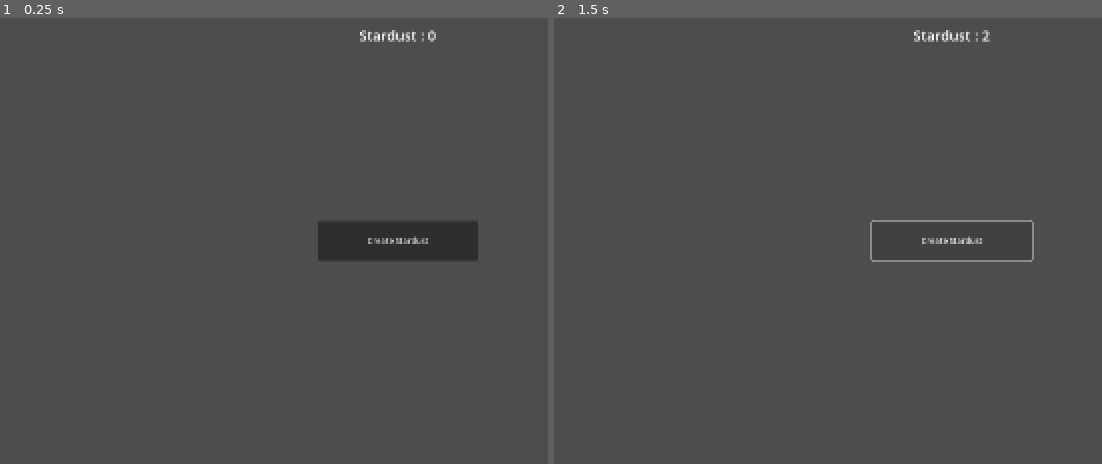
Above: before the commit, frames 1-2 (left to right).
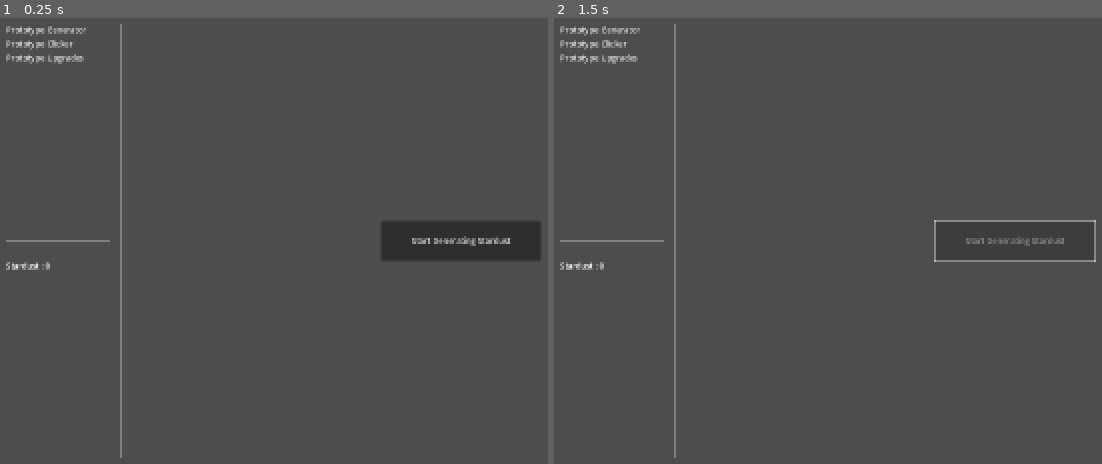
Above: after the commit, the same moments.

Repository: crozomo/clicker-prototype
Game: Godot game, scene res://scenes/game/game.tscn
Two runs of this game, one before a commit and one after it. Both use one fixed random seed, a clock stepped at 60 frames per second and the inputs below. Before the commit the project starts from res://scenes/prototypes/clicker/prototype_clicker.tscn.
Inputs (mouse positions are in pixels of both pictures, inside the frame that each line leads up to):
- Up to frame 1 (0.25 s): no input
- Up to frame 2 (1.5 s): click "Create Stardust" (after the commit: "Start Generating Stardust") at 0.5 s; click (954, 241) at 1.25 s, where only the run before the commit has a clickable "Create Stardust"

The runs differ from the first frame. In frame 1, 3.2% of the frame differs, in the area x 1-99%, y 1-99%; in frame 2, 1.7%.

Commit message:
patch 3
added save/load system

Diff:
--- a/clicker-prototype/project.godot
+++ b/clicker-prototype/project.godot
@@ -11,7 +11,7 @@
 [application]
 
 config/name="Clicker Prototype"
-run/main_scene="uid://b5ic6j1qqmbav"
+run/main_scene="uid://nrddw36sygkb"
 config/features=PackedStringArray("4.4", "Forward Plus")
 config/icon="res://icon.svg"
 
--- /dev/null
+++ b/clicker-prototype/scenes/game/game.gd
@@ -0,0 +1,28 @@
+class_name Game
+extends Node
+## Main node of the game
+
+## Singleton reference
+# can be accessed anywhere as it is a static ref
+static var ref : Game
+
+## Singleton check
+func _singleton_check() -> void:
+	if not ref:
+		ref = self
+		return
+
+	queue_free()
+
+## Contains data to save and load
+var data : Data
+
+## Singleton check and data initialization
+func _enter_tree() -> void:
+	_singleton_check()
+	data = Data.new()
+	SaveSystem.load_data()
+
+## Triggered when SaveTimer completes a loop. Saves the game
+func _on_save_timer_timeout() -> void:
+	SaveSystem.save_data()
--- /dev/null
+++ b/clicker-prototype/scenes/game/game.tscn
@@ -0,0 +1,21 @@
+[gd_scene load_steps=4 format=3 uid="uid://nrddw36sygkb"]
+
+[ext_resource type="Script" uid="uid://ogxdld6tn3gu" path="res://scenes/game/game.gd" id="1_sul5r"]
+[ext_resource type="Script" uid="uid://da63w5vh08brt" path="res://scripts/handlers/handler_stardust.gd" id="2_0sr1o"]
+[ext_resource type="PackedScene" uid="uid://botgxxxwctdmd" path="res://scenes/user_interface/user_interface.tscn" id="2_7h61r"]
+
+[node name="Game" type="Node"]
+script = ExtResource("1_sul5r")
+
+[node name="Handlers" type="Node" parent="."]
+
+[node name="Stardust" type="Node" parent="Handlers"]
+script = ExtResource("2_0sr1o")
+
+[node name="SaveTimer" type="Timer" parent="."]
+wait_time = 5.0
+autostart = true
+
+[node name="UserInterface" parent="." instance=ExtResource("2_7h61r")]
+
+[connection signal="timeout" from="SaveTimer" to="." method="_on_save_timer_timeout"]
--- a/clicker-prototype/scenes/prototypes/clicker/prototype_clicker.gd
+++ b/clicker-prototype/scenes/prototypes/clicker/prototype_clicker.gd
@@ -1,23 +1,17 @@
 class_name PrototypeClicker
+extends View #extends to the view.gd script
 
-extends Control
-
-var stardust : int = 0
-
-#reference to stardust display label
-@export var label : Label
 
 #init label at launch
 func _ready() -> void:
-	update_label_text()
+	super() #order to follow ready func in view.gd (connects signal to nav request).
+	#Super() is needed to use visible = false
+	visible = false
 
+
+## Create 1 stardust
 func create_stardust() -> void:
-	stardust += 1
-	update_label_text()
-
-#update stardust counter label. use "%" to reference var
-func update_label_text() -> void:
-	label.text = "Stardust : %s" %stardust
+	HandlerStardust.ref.trigger_clicker()
 
 func _on_button_pressed() -> void:
 	create_stardust()
--- a/clicker-prototype/scenes/prototypes/clicker/prototype_clicker.tscn
+++ b/clicker-prototype/scenes/prototypes/clicker/prototype_clicker.tscn
@@ -1,8 +1,9 @@
-[gd_scene load_steps=2 format=3 uid="uid://b5ic6j1qqmbav"]
+[gd_scene load_steps=3 format=3 uid="uid://b5ic6j1qqmbav"]
 
 [ext_resource type="Script" uid="uid://bkg701vjlxudr" path="res://scenes/prototypes/clicker/prototype_clicker.gd" id="1_4p6hw"]
+[ext_resource type="Script" uid="uid://da63w5vh08brt" path="res://scripts/handlers/handler_stardust.gd" id="2_13wmm"]
 
-[node name="PrototypeClicker" type="Control" node_paths=PackedStringArray("label")]
+[node name="PrototypeClicker" type="Control"]
 layout_mode = 3
 anchors_preset = 15
 anchor_right = 1.0
@@ -10,7 +11,6 @@
 grow_horizontal = 2
 grow_vertical = 2
 script = ExtResource("1_4p6hw")
-label = NodePath("Label")
 
 [node name="Label" type="Label" parent="."]
 custom_minimum_size = Vector2(0, 80)
@@ -23,6 +23,7 @@
 text = "Stardust: <value>"
 horizontal_alignment = 1
 vertical_alignment = 1
+script = ExtResource("2_13wmm")
 
 [node name="Button" type="Button" parent="."]
 custom_minimum_size = Vector2(320, 80)
--- a/clicker-prototype/scenes/prototypes/generator/prototype_generator.gd
+++ b/clicker-prototype/scenes/prototypes/generator/prototype_generator.gd
@@ -1,23 +1,17 @@
 class_name PrototypeGenerator
-
-extends Control
+extends View
 
 #binds nodes to editor in inspector
-@export var label : Label
 @export var button : Button
 @export var timer : Timer
 
-var stardust : int = 0
+func _ready() -> void:
+	super()
+	visible = true
 
-func _ready() -> void:
-	update_label_text()
 
 func create_stardust() -> void:
-	stardust += 1
-	update_label_text()
-
-func update_label_text() -> void:
-	label.text = "Stardust : %s" %stardust
+	HandlerStardust.ref.create_stardust(1)
 
 func begin_generating_stardust() -> void:
 	timer.start()
--- a/clicker-prototype/scenes/prototypes/generator/prototype_generator.tscn
+++ b/clicker-prototype/scenes/prototypes/generator/prototype_generator.tscn
@@ -1,8 +1,9 @@
-[gd_scene load_steps=2 format=3 uid="uid://c05b1em7bro5"]
+[gd_scene load_steps=3 format=3 uid="uid://c05b1em7bro5"]
 
 [ext_resource type="Script" uid="uid://dyduwsu0d04xj" path="res://scenes/prototypes/generator/prototype_generator.gd" id="1_7p4aa"]
+[ext_resource type="Script" uid="uid://da63w5vh08brt" path="res://scripts/handlers/handler_stardust.gd" id="2_wb7vv"]
 
-[node name="PrototypeGenerator" type="Control" node_paths=PackedStringArray("label", "button", "timer")]
+[node name="PrototypeGenerator" type="Control" node_paths=PackedStringArray("button", "timer")]
 layout_mode = 3
 anchors_preset = 15
 anchor_right = 1.0
@@ -10,7 +11,6 @@
 grow_horizontal = 2
 grow_vertical = 2
 script = ExtResource("1_7p4aa")
-label = NodePath("Label")
 button = NodePath("Button")
 timer = NodePath("Timer")
 
@@ -41,6 +41,7 @@
 text = "Stardust : null"
 horizontal_alignment = 1
 vertical_alignment = 1
+script = ExtResource("2_wb7vv")
 
 [node name="Timer" type="Timer" parent="."]
 
--- /dev/null
+++ b/clicker-prototype/scenes/prototypes/upgrades/components/compo_upgrade.gd
@@ -0,0 +1,51 @@
+class_name CompoUpgrade
+extends Control
+## Componenet displaying an upgrade
+
+## Ref to title label
+@export var label_title : Label
+## Ref to richtextlabel description
+@export var label_description : RichTextLabel
+## Ref to purchase button
+@export var button : Button
+
+## Upgrade to display
+var upgrade : Upgrade
+
+
+func _ready() -> void:
+	upgrade = Up01ClickerUpgrade.new()
+
+	update_label_title()
+	update_label_description()
+	update_button()
+
+	HandlerStardust.ref.stardust_created.connect(update_button)
+	HandlerStardust.ref.stardust_consumed.connect(update_button)
+
+	upgrade.leveled_up.connect(update_label_title)
+	upgrade.leveled_up.connect(update_label_description)
+	upgrade.leveled_up.connect(update_button)
+
+## Updates title of the upgrade
+func update_label_title() -> void:
+	var text : String = upgrade.title + " (%s)" %upgrade.level
+	label_title.text = text
+
+
+## Updates description of upgrade
+func update_label_description() -> void:
+	label_description.text = upgrade.description()
+
+
+## Updates button availability
+func update_button(_quantity : int = -1) -> void:
+	if upgrade.can_afford():
+		button.disabled = false
+		return
+
+	button.disabled = true
+
+## Triggered when purchase button is pressed
+func _on_purchase_button_pressed() -> void:
+	upgrade.level_up()
--- /dev/null
+++ b/clicker-prototype/scenes/prototypes/upgrades/components/compo_upgrade.tscn
@@ -0,0 +1,74 @@
+[gd_scene load_steps=2 format=3 uid="uid://bvgqvyqhjjl3v"]
+
+[ext_resource type="Script" uid="uid://daix87jhgicg2" path="res://scenes/prototypes/upgrades/components/compo_upgrade.gd" id="1_g3dr3"]
+
+[node name="CompoUpgrade" type="Control" node_paths=PackedStringArray("label_title", "label_description", "button")]
+custom_minimum_size = Vector2(0, 160)
+layout_mode = 3
+anchors_preset = 14
+anchor_top = 0.5
+anchor_right = 1.0
+anchor_bottom = 0.5
+grow_horizontal = 2
+grow_vertical = 2
+script = ExtResource("1_g3dr3")
+label_title = NodePath("MarginContainer/HBoxContainer/Infos/VBoxContainer/Title")
+label_description = NodePath("MarginContainer/HBoxContainer/Infos/VBoxContainer/Description")
+button = NodePath("MarginContainer/HBoxContainer/PurchaseButton")
+
+[node name="Panel" type="Panel" parent="."]
+layout_mode = 1
+anchors_preset = 15
+anchor_right = 1.0
+anchor_bottom = 1.0
+grow_horizontal = 2
+grow_vertical = 2
+
+[node name="MarginContainer" type="MarginContainer" parent="."]
+layout_mode = 1
+anchors_preset = 15
+anchor_right = 1.0
+anchor_bottom = 1.0
+grow_horizontal = 2
+grow_vertical = 2
+theme_override_constants/margin_left = 16
+theme_override_constants/margin_top = 16
+theme_override_constants/margin_right = 16
+theme_override_constants/margin_bottom = 16
+
+[node name="HBoxContainer" type="HBoxContainer" parent="MarginContainer"]
+layout_mode = 2
+theme_override_constants/separation = 32
+
+[node name="Infos" type="Control" parent="MarginContainer/HBoxContainer"]
+layout_mode = 2
+size_flags_horizontal = 3
+
+[node name="VBoxContainer" type="VBoxContainer" parent="MarginContainer/HBoxContainer/Infos"]
+layout_mode = 1
+anchors_preset = 15
+anchor_right = 1.0
+anchor_bottom = 1.0
+grow_horizontal = 2
+grow_vertical = 2
+
+[node name="Title" type="Label" parent="MarginContainer/HBoxContainer/Infos/VBoxContainer"]
+layout_mode = 2
+theme_type_variation = &"HeaderMedium"
+text = "Upgrade Title"
+
+[node name="Description" type="RichTextLabel" parent="MarginContainer/HBoxContainer/Infos/VBoxContainer"]
+layout_mode = 2
+size_flags_vertical = 3
+bbcode_enabled = true
+text = "Upgrade description
+Effect :
+Cost : "
+fit_content = true
+
+[node name="PurchaseButton" type="Button" parent="MarginContainer/HBoxContainer"]
+custom_minimum_size = Vector2(240, 0)
+layout_mode = 2
+text = "Purchase"
+
+[connection signal="pressed" from="MarginContainer/HBoxContainer/PurchaseButton" to="." method="_on_purchase_button_pressed"]
--- /dev/null
+++ b/clicker-prototype/scenes/prototypes/upgrades/prototype_upgrades.gd
@@ -0,0 +1,9 @@
+class_name PrototypeUpgrades
+extends View
+## Prototype view displaying upgrades
+
+
+
+func _ready() -> void:
+	super()
+	visible = false
--- /dev/null
+++ b/clicker-prototype/scenes/prototypes/upgrades/prototype_upgrades.tscn
@@ -0,0 +1,54 @@
+[gd_scene load_steps=3 format=3 uid="uid://u4ht0nk8mhe4"]
+
+[ext_resource type="Script" uid="uid://bs6hxkb1yvw8" path="res://scenes/prototypes/upgrades/prototype_upgrades.gd" id="1_tksxu"]
+[ext_resource type="PackedScene" uid="uid://bvgqvyqhjjl3v" path="res://scenes/prototypes/upgrades/components/compo_upgrade.tscn" id="2_vym8l"]
+
+[node name="PrototypeUpgrades" type="Control"]
+layout_mode = 3
+anchors_preset = 15
+anchor_right = 1.0
+anchor_bottom = 1.0
+grow_horizontal = 2
+grow_vertical = 2
+script = ExtResource("1_tksxu")
+
+[node name="MarginContainer" type="MarginContainer" parent="."]
+layout_mode = 1
+anchors_preset = 15
+anchor_right = 1.0
+anchor_bottom = 1.0
+grow_horizontal = 2
+grow_vertical = 2
+theme_override_constants/margin_left = 16
+theme_override_constants/margin_top = 16
+theme_override_constants/margin_right = 16
+theme_override_constants/margin_bottom = 16
+
+[node name="VBoxContainer" type="VBoxContainer" parent="MarginContainer"]
+layout_mode = 2
+theme_override_constants/separation = 16
+
+[node name="HeaderLarge" type="Label" parent="MarginContainer/VBoxContainer"]
+layout_mode = 2
+theme_type_variation = &"HeaderLarge"
+text = "UPGRADES"
+horizontal_alignment = 1
+vertical_alignment = 1
+
+[node name="MarginContainer" type="MarginContainer" parent="MarginContainer/VBoxContainer"]
+layout_mode = 2
+theme_override_constants/margin_left = 16
+theme_override_constants/margin_top = 16
+theme_override_constants/margin_right = 16
+theme_override_constants/margin_bottom = 16
+
+[node name="HSeparator" type="HSeparator" parent="MarginContainer/VBoxContainer/MarginContainer"]
+layout_mode = 2
+
+[node name="MarginContainer2" type="MarginContainer" parent="MarginContainer/VBoxContainer"]
+layout_mode = 2
+theme_override_constants/margin_left = 64
+theme_override_constants/margin_right = 64
+
+[node name="CompoUpgrade" parent="MarginContainer/VBoxContainer/MarginContainer2" instance=ExtResource("2_vym8l")]
+layout_mode = 2
--- /dev/null
+++ b/clicker-prototype/scenes/user_interface/stardust_label.gd
@@ -0,0 +1,14 @@
+class_name LabelStardust
+extends Label
+## Displays current stardust ammount available
+
+
+## Connecting signals
+func _ready() -> void:
+	update_text()
+	HandlerStardust.ref.stardust_created.connect(update_text)
+	HandlerStardust.ref.stardust_consumed.connect(update_text)
+
+## Update text for current amount of stardust
+func update_text(_quantity : int = -1) -> void:
+	text = "Stardust : %s" %HandlerStardust.ref.stardust()
--- /dev/null
+++ b/clicker-prototype/scenes/user_interface/user_interface.gd
@@ -0,0 +1,26 @@
+class_name UserInterface
+
+extends Control
+
+#list of views
+enum Views {
+	PROTOTYPE_GENERATOR,
+	PROTOTYPE_CLICKER,
+	PROTOTYPE_UPGRADES,
+}
+
+#emitted when navigation requested
+signal navigation_requested(view : Views)
+
+
+#triggered when generator link is clicked
+func _on_prototype_generator_link_pressed() -> void:
+	navigation_requested.emit(Views.PROTOTYPE_GENERATOR)
+
+#triggered when clicker link is clicked
+func _on_prototype_clicker_link_pressed() -> void:
+	navigation_requested.emit(Views.PROTOTYPE_CLICKER)
+
+#triggered whwn upgrades link is clicked
+func _on_prototype_upgrades_link_pressed() -> void:
+	navigation_requested.emit(Views.PROTOTYPE_UPGRADES)
--- /dev/null
+++ b/clicker-prototype/scenes/user_interface/user_interface.tscn
@@ -0,0 +1,133 @@
+[gd_scene load_steps=6 format=3 uid="uid://botgxxxwctdmd"]
+
+[ext_resource type="Script" uid="uid://bqygn1wu00kvf" path="res://scenes/user_interface/user_interface.gd" id="1_e2uov"]
+[ext_resource type="PackedScene" uid="uid://c05b1em7bro5" path="res://scenes/prototypes/generator/prototype_generator.tscn" id="1_yqwyh"]
+[ext_resource type="Script" uid="uid://ctd2u7kev7ifv" path="res://scenes/user_interface/stardust_label.gd" id="2_2dtu1"]
+[ext_resource type="PackedScene" uid="uid://b5ic6j1qqmbav" path="res://scenes/prototypes/clicker/prototype_clicker.tscn" id="2_cj8yd"]
+[ext_resource type="PackedScene" uid="uid://u4ht0nk8mhe4" path="res://scenes/prototypes/upgrades/prototype_upgrades.tscn" id="5_f1hci"]
+
+[node name="UserInterface" type="Control"]
+layout_mode = 3
+anchors_preset = 15
+anchor_right = 1.0
+anchor_bottom = 1.0
+grow_horizontal = 2
+grow_vertical = 2
+script = ExtResource("1_e2uov")
+
+[node name="HBoxContainer" type="HBoxContainer" parent="."]
+layout_mode = 1
+anchors_preset = 15
+anchor_right = 1.0
+anchor_bottom = 1.0
+grow_horizontal = 2
+grow_vertical = 2
+
+[node name="LeftPanel" type="Control" parent="HBoxContainer"]
+custom_minimum_size = Vector2(240, 0)
+layout_mode = 2
+
+[node name="VBoxContainer" type="VBoxContainer" parent="HBoxContainer/LeftPanel"]
+layout_mode = 1
+anchors_preset = 15
+anchor_right = 1.0
+anchor_bottom = 1.0
+grow_horizontal = 2
+grow_vertical = 2
+
+[node name="Navigator" type="Control" parent="HBoxContainer/LeftPanel/VBoxContainer"]
+layout_mode = 2
+size_flags_vertical = 3
+
+[node name="MarginContainer" type="MarginContainer" parent="HBoxContainer/LeftPanel/VBoxContainer/Navigator"]
+layout_mode = 1
+anchors_preset = 15
+anchor_right = 1.0
+anchor_bottom = 1.0
+grow_horizontal = 2
+grow_vertical = 2
+theme_override_constants/margin_left = 16
+theme_override_constants/margin_top = 16
+theme_override_constants/margin_right = 16
+theme_override_constants/margin_bottom = 16
+
+[node name="VBoxContainer" type="VBoxContainer" parent="HBoxContainer/LeftPanel/VBoxContainer/Navigator/MarginContainer"]
+layout_mode = 2
+
+[node name="PrototypeGeneratorLink" type="LinkButton" parent="HBoxContainer/LeftPanel/VBoxContainer/Navigator/MarginContainer/VBoxContainer"]
+layout_mode = 2
+text = "Prototype Generator"
+
+[node name="PrototypeClickerLink" type="LinkButton" parent="HBoxContainer/LeftPanel/VBoxContainer/Navigator/MarginContainer/VBoxContainer"]
+layout_mode = 2
+text = "Prototype Clicker"
+
+[node name="PrototypeUpgradesLink" type="LinkButton" parent="HBoxContainer/LeftPanel/VBoxContainer/Navigator/MarginContainer/VBoxContainer"]
+layout_mode = 2
+text = "Prototype Upgrades"
+
+[node name="MarginContainer" type="MarginContainer" parent="HBoxContainer/LeftPanel/VBoxContainer"]
+layout_mode = 2
+theme_override_constants/margin_left = 16
+theme_override_constants/margin_top = 16
+theme_override_constants/margin_right = 16
+theme_override_constants/margin_bottom = 16
+
+[node name="HSeparator" type="HSeparator" parent="HBoxContainer/LeftPanel/VBoxContainer/MarginContainer"]
+layout_mode = 2
+
+[node name="Resources" type="Control" parent="HBoxContainer/LeftPanel/VBoxContainer"]
+layout_mode = 2
+size_flags_vertical = 3
+
+[node name="MarginContainer" type="MarginContainer" parent="HBoxContainer/LeftPanel/VBoxContainer/Resources"]
+layout_mode = 1
+anchors_preset = 15
+anchor_right = 1.0
+anchor_bottom = 1.0
+grow_horizontal = 2
+grow_vertical = 2
+theme_override_constants/margin_left = 16
+theme_override_constants/margin_top = 16
+theme_override_constants/margin_right = 16
+theme_override_constants/margin_bottom = 16
+
+[node name="VBoxContainer" type="VBoxContainer" parent="HBoxContainer/LeftPanel/VBoxContainer/Resources/MarginContainer"]
+layout_mode = 2
+
+[node name="StardustLabel" type="Label" parent="HBoxContainer/LeftPanel/VBoxContainer/Resources/MarginContainer/VBoxContainer"]
+layout_mode = 2
+text = "Stardust : null"
+script = ExtResource("2_2dtu1")
+
+[node name="MarginContainer" type="MarginContainer" parent="HBoxContainer"]
+layout_mode = 2
+theme_override_constants/margin_top = 16
+theme_override_constants/margin_bottom = 16
+
+[node name="VSeparator" type="VSeparator" parent="HBoxContainer/MarginContainer"]
+layout_mode = 2
+
+[node name="MainView" type="Control" parent="HBoxContainer"]
+layout_mode = 2
+size_flags_horizontal = 3
+
+[node name="PrototypeGenerator" parent="HBoxContainer/MainView" node_paths=PackedStringArray("user_interface") instance=ExtResource("1_yqwyh")]
+layout_mode = 1
+user_interface = NodePath("../../..")
+
+[node name="PrototypeClicker" parent="HBoxContainer/MainView" node_paths=PackedStringArray("user_interface") instance=ExtResource("2_cj8yd")]
+visible = false
+layout_mode = 1
+view = 1
+user_interface = NodePath("../../..")
+
+[node name="PrototypeUpgrades" parent="HBoxContainer/MainView" node_paths=PackedStringArray("user_interface") instance=ExtResource("5_f1hci")]
+visible = false
+layout_mode = 1
+view = 2
+user_interface = NodePath("../../..")
+
+[connection signal="pressed" from="HBoxContainer/LeftPanel/VBoxContainer/Navigator/MarginContainer/VBoxContainer/PrototypeGeneratorLink" to="." method="_on_prototype_generator_link_pressed"]
+[connection signal="pressed" from="HBoxContainer/LeftPanel/VBoxContainer/Navigator/MarginContainer/VBoxContainer/PrototypeClickerLink" to="." method="_on_prototype_clicker_link_pressed"]
+[connection signal="pressed" from="HBoxContainer/LeftPanel/VBoxContainer/Navigator/MarginContainer/VBoxContainer/PrototypeUpgradesLink" to="." method="_on_prototype_upgrades_link_pressed"]
--- /dev/null
+++ b/clicker-prototype/scripts/abstracts/upgrade.gd
@@ -0,0 +1,38 @@
+class_name Upgrade
+extends Node
+## Abstract class defining an upgrade
+
+## Emitted when leveled up
+signal leveled_up
+
+## Upgrade level
+var level : int = -1
+## Upgrade title
+var title : String = "Title Not Defined"
+## Upgrade base cost
+var base_cost : int = -1
+var cost : int = -1
+
+
+## Virtual class - must be overwritten. [br]
+## Returns upgrade description
+func description() -> String:
+	return "Description Not Defined"
+#red dots on the left are break points - game will break if this error is returned
+
+## Virtual class - must be overwritten. [br]
+## Returns current cost based on level and base cost
+func calculate_cost() -> void:
+	printerr("calculate_cost() method not defined")
+#printerr = print error
+
+## Virtual class - must be overwritten. [br]
+## Returns whether player can afford upgrade
+func can_afford() -> bool:
+	return false
+
+
+## Virtual class - must be overwritten. [br]
+## Consumes stardust to level up
+func level_up() -> void:
+	printerr("level_up method not defined")
--- /dev/null
+++ b/clicker-prototype/scripts/abstracts/view.gd
@@ -0,0 +1,19 @@
+class_name View
+extends Control
+## Abstract class defining a view
+
+
+@export var view : UserInterface.Views
+@export var user_interface : UserInterface
+
+
+func _ready() -> void:
+	user_interface.navigation_requested.connect(_on_navigation_requested)
+
+
+func _on_navigation_requested(requested_view : UserInterface.Views) -> void:
+	if requested_view == view:
+		visible = true
+		return
+
+	visible = false
--- /dev/null
+++ b/clicker-prototype/scripts/data/data.gd
@@ -0,0 +1,8 @@
+class_name Data
+extends Resource
+## Contain data to save and load
+
+## Current amount of stardust available
+@export var stardust : int = 0
+## Upgrade 01 current level
+@export var up_01_level : int = 0
--- /dev/null
+++ b/clicker-prototype/scripts/data/save_system.gd
@@ -0,0 +1,21 @@
+class_name SaveSystem
+## Save Manager
+
+## Path of Save/Load file
+const PATH : String = "user://save.tres"
+## Whether or not we should load the game
+const SHOULD_LOAD : bool = true
+
+
+## Saves Game.ref.data object in a save file
+static func save_data() -> void:
+	ResourceSaver.save(Game.ref.data, PATH)
+
+
+## Loads data and overrides Game.ref.data object
+static func load_data() -> void:
+	if not SHOULD_LOAD:
+		return
+
+	if ResourceLoader.exists(PATH):
+		Game.ref.data = load(PATH)
--- /dev/null
+++ b/clicker-prototype/scripts/handlers/handler_stardust.gd
@@ -0,0 +1,46 @@
+class_name HandlerStardust
+extends Node
+## Manages Stardust and related signals
+
+static var ref : HandlerStardust
+
+
+func _enter_tree() -> void:
+	if not ref:
+		ref = self
+		return
+
+	queue_free()
+
+## Emitted when stardust created
+signal stardust_created(quantity : int)
+## Emitted when stardust consumed
+signal stardust_consumed(quantity : int)
+
+
+## Returns current stardust amount
+func stardust() -> int:
+	return Game.ref.data.stardust
+
+## Create a specific amount of stardust
+func create_stardust(quantity : int) -> void:
+	Game.ref.data.stardust += quantity
+	stardust_created.emit(quantity)
+
+## Consume a specific amount of stardust
+func consume_stardust(quantity : int) -> Error:
+	if quantity > Game.ref.data.stardust:
+		return Error.FAILED
+
+	Game.ref.data.stardust -= quantity
+	stardust_consumed.emit(quantity)
+
+	return Error.OK
+
+
+## Triggered by clicker. Creates stardust
+func trigger_clicker() -> void:
+	var quantity : int = 1
+	quantity += Game.ref.data.up_01_level
+
+	create_stardust(quantity)
--- /dev/null
+++ b/clicker-prototype/scripts/upgrades/up_01_clicker_upgrade.gd
@@ -0,0 +1,42 @@
+class_name Up01ClickerUpgrade
+extends Upgrade
+## Upgrade 01 - increases stardust created by clicker
+
+## Load upgrade level data
+func _init() -> void:
+	level = Game.ref.data.up_01_level
+	title = "Clicker Upgrade"
+	base_cost = 5
+	calculate_cost()
+
+## Returns description containing effects and costs
+func description() -> String:
+	var _description : String = "Increases the amount of stardust created by the clicker"
+	_description += "\nEffects : +1 Stardust / Level"
+	_description += "\nCost : %s" %cost
+
+	return _description
+
+
+## Returns current cost based on level and base cost
+func calculate_cost() -> void:
+	cost = int(base_cost * pow(1.5, level)) #increase cost by 1.5
+
+
+## Returns whether player can afford upgrade
+func can_afford() -> bool:
+	if HandlerStardust.ref.stardust() >= cost:
+		return true
+
+	return false
+
+## Consumes stardust to level up
+func level_up() -> void:
+	var error : Error = HandlerStardust.ref.consume_stardust(cost)
+	if not error :
+		level += 1
+		Game.ref.data.up_01_level = level
+
+		calculate_cost()
+
+		leveled_up.emit()
Not shown, added: clicker-prototype/scenes/game/game.gd.uid
Not shown, added: clicker-prototype/scenes/prototypes/upgrades/components/compo_upgrade.gd.uid
Not shown, added: clicker-prototype/scenes/prototypes/upgrades/prototype_upgrades.gd.uid
Not shown, added: clicker-prototype/scenes/user_interface/stardust_label.gd.uid
Not shown, added: clicker-prototype/scenes/user_interface/user_interface.gd.uid
Not shown, added: clicker-prototype/scripts/abstracts/upgrade.gd.uid
Not shown, added: clicker-prototype/scripts/abstracts/view.gd.uid
Not shown, added: clicker-prototype/scripts/data/data.gd.uid
Not shown, added: clicker-prototype/scripts/data/save_system.gd.uid
Not shown, added: clicker-prototype/scripts/handlers/handler_stardust.gd.uid
Not shown, added: clicker-prototype/scripts/upgrades/up_01_clicker_upgrade.gd.uid
